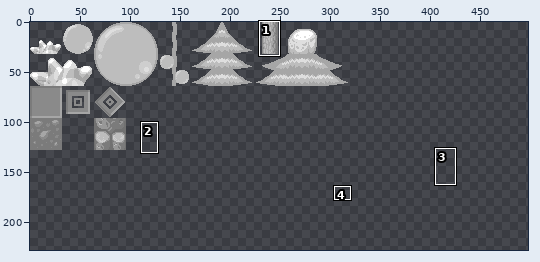
Two states of a sprite sheet, Locust.gmx/background/images/tiles.png. Above, an overview of the earlier version with the close-up marked.
Close-up. As it was:
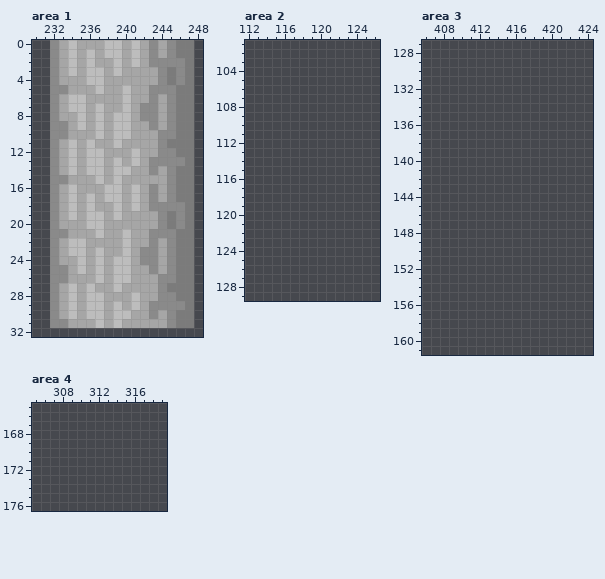
The file is 512x256 pixels. Colours within 5 levels of each other are drawn and written as one. Shown: area 1: x 230..248, y 0..32; area 2: x 112..126, y 101..129; area 3: x 406..424, y 127..161; area 4: x 305..319, y 165..176. The wide view leaves out empty margins. The commit also changed other parts of the picture, which this record leaves out.
New version:
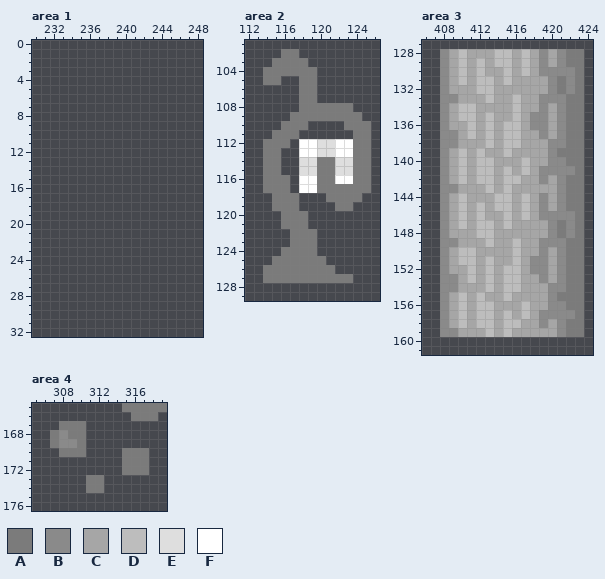
Palette (. is transparent): A #7b7b7b  B #8a8a8a  C #a6a6a6  D #bdbdbd  E #dedede  F #ffffff
What changed:
Changed rows in their new state; - is an unchanged pixel.
Area 1:
first column x 232:
 0 ................
 1 ................
 2 ................
 3 ................
 4 ................
 5 ................
 6 ................
 7 ................
 8 ................
 9 ................
10 ................
11 ................
12 ................
13 ................
14 ................
15 ................
16 ................
17 ................
18 ................
19 ................
20 ................
21 ................
22 ................
23 ................
24 ................
25 ................
26 ................
27 ................
28 ................
29 ................
30 ................
31 ................
Area 2:
first column x 114:
102 --AA--------
103 -AAAA-------
104 AAAAAA------
105 AA--AA------
106 ----AA------
107 ----AA------
108 ----AAAAAA--
109 ---AAAAAAAA-
110 --AAA----AAA
111 -AAA------AA
112 AAA-FFEEFFAA
113 AA--FFEEFFAA
114 AA--EEAAEEAA
115 AA--EEAAEEAA
116 AAA-FFAAFFAA
117 AAA-FFAAAAAA
118 -AAA---AAAA-
119 -AAA----AA--
120 --AAA-------
121 --AAA-------
122 ---AAA------
123 ---AAA------
124 --AAAA------
125 -AAAAAA-----
126 AAAAAAAA----
127 AAAAAAAAAA--
Area 3:
first column x 408:
128 BCDCCCDDCDCBCBAA
129 BCDCDCDDCDCBCBAA
130 BCDCDCCDCDCBBBBA
131 BCDCDDCDCCCCBABA
132 BCCCDDCCCCCCBABA
133 BBCCCDCCDCCBBBAA
134 BCDDCCCCDCCBCBAA
135 BCDDCDCCDCBBCBAA
136 BCCDCDCDDCBBCBAA
137 BBCDCDCDDCCBCBAA
138 BBCCCDCDDCCCBBAA
139 BCDCDCCDCCCCBAAA
140 BCDCDDCCCDCCBBAA
141 BCDCDDCDCDCBBBBA
142 BCDCDDCDDCCBCBAA
143 BBCCCDCDCCCCCBAA
144 BCDCCCDDCDCBCBAA
145 BCDCDCDDCDCBCBAA
146 BCDCDCCDCDCBBBBA
147 BCDCDDCDCCCCBABA
148 BCCCDDCCCCCCBABA
149 BBCCCDCCDCCBBBAA
150 BCDDCCCCDCCBCBAA
151 BCDDCDCCDCBBCBAA
152 BCCDCDCDDCBBCBAA
153 BBCDCDCDDCCBCBAA
154 BBCCCDCDDCCCBBAA
155 BCDCDCCDCCCCBAAA
156 BCDCDDCCCDCCBBAA
157 BCDCDDCDCDCBBBBA
158 BCDCDDCDDCCBCBAA
159 BBCCCDCDCCCCCBAA
Area 4:
first column x 307:
165 --------AAAAA
166 ---------AAA-
167 -AAA---------
168 ABAA---------
169 ABBA---------
170 -AAA----AAA--
171 --------AAA--
172 --------AAA--
173 ----AA-------
174 ----AA-------
Where, in picture pixels (left, top, right, bottom), the same in both close-ups:
erased: (50, 40, 194, 328)
added: (263, 49, 371, 283)
added: (440, 49, 584, 337)
added: (50, 403, 167, 493)
